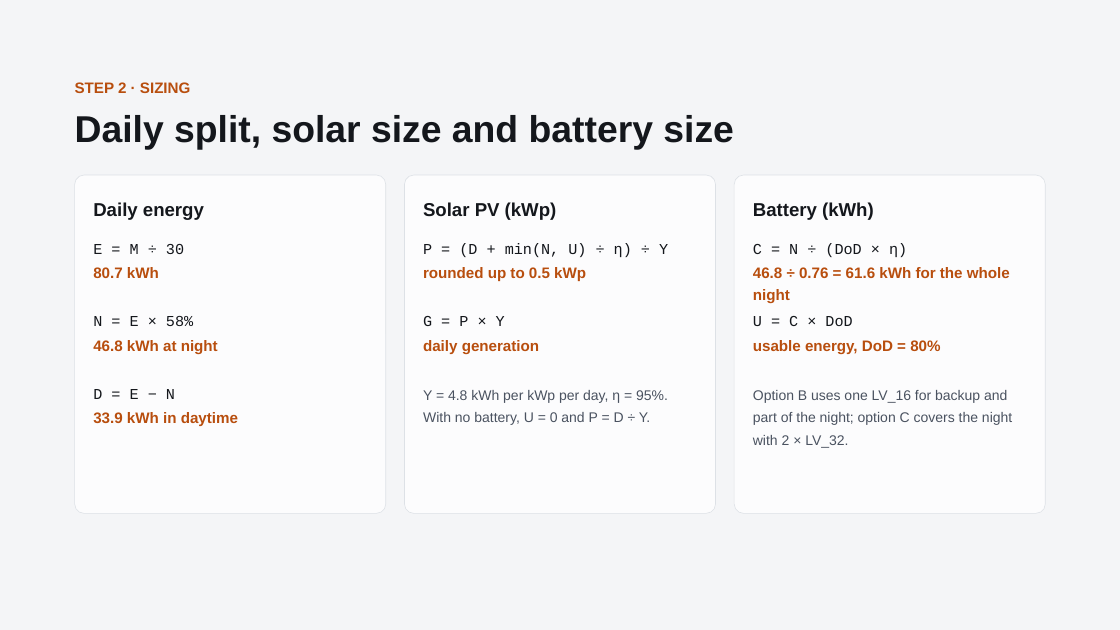
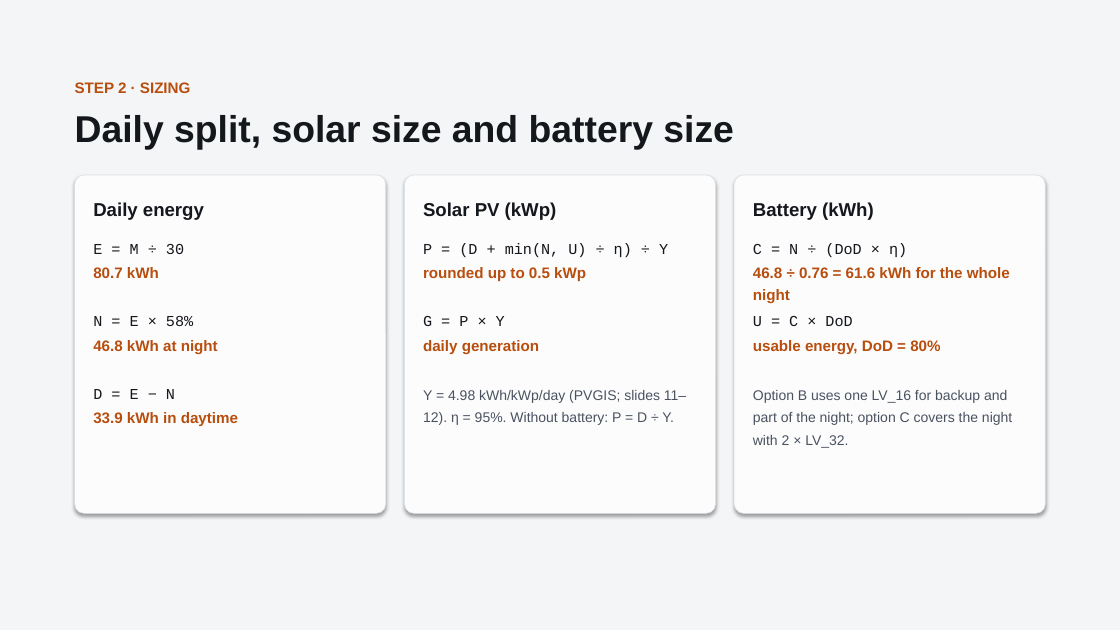
Before and after one commit to boodyelkady1998-sudo/avesta-bess-sizing-tool, a slide deck: slide 4 of El_Mo3alem_Juice_Shop_Solar_BESS.pptx. Drawn at 1120x630 pixels with LibreOffice and Linux fonts; fonts in the diff are those of the drawing. Boxes give left, top, right and bottom in pixels: in the first picture for what was removed or moved away, otherwise in the second. Text is boxed around its words. In the diff, an @@ line names an element or a change of style, - is before the commit and + after.

Commit message:
Document Cairo monthly PVGIS production and update solar yield calculations

```diff
--- a/El_Mo3alem_Juice_Shop_Solar_BESS.pptx
+++ b/El_Mo3alem_Juice_Shop_Solar_BESS.pptx
@@ shadow on in 3 elements at [75,175,386,513], [404,175,715,513], [734,175,1045,513] @@
@@ text at [423,390,686,425]: text changed @@
-Y = 4.8 kWh per kWp per day, η = 95%. With no battery, U = 0 and P = D ÷ Y.
+Y = 4.98 kWh/kWp/day (PVGIS; slides 11–12). η = 95%. Without battery: P = D ÷ Y.
```
Also in this commit, not shown: 8 other slides changed, 2 slides added.
